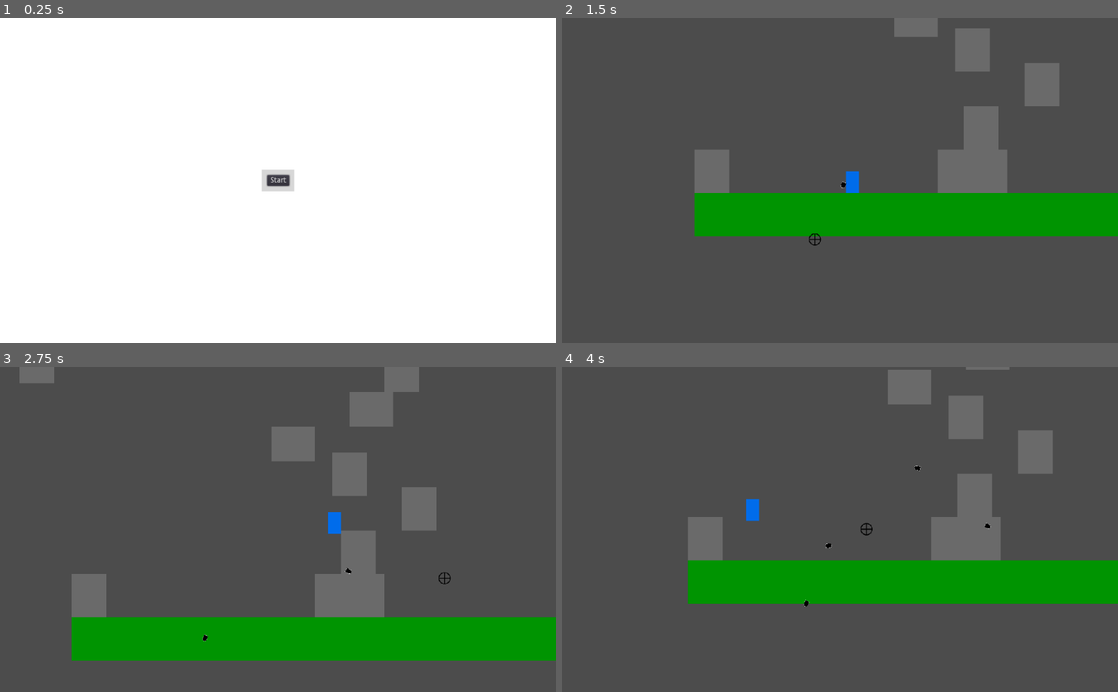
Above: before the commit, frames 1-4 (two rows, left to right).
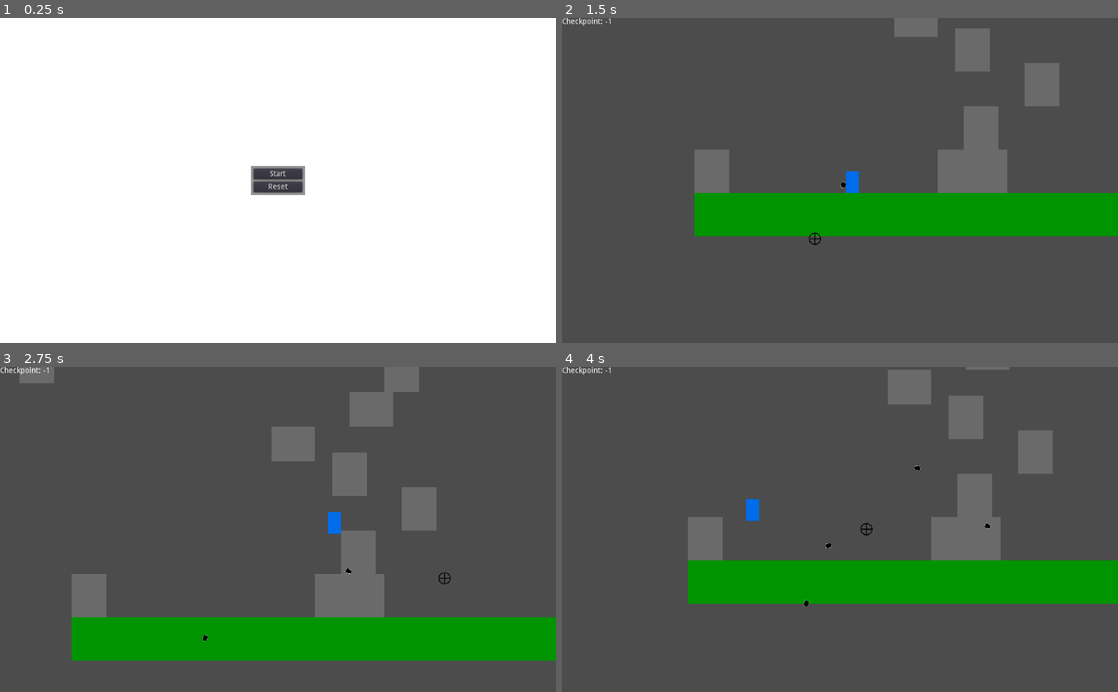
Above: after the commit, the same moments.

Repository: jfdoming/Project-B
Game: Godot game, scene res://Start.tscn
The game is run twice, just before and just after one commit, with the same random seed, the same clock (stepped at 60 frames per second) and the same inputs.
Inputs (mouse positions are in pixels of both pictures, inside the frame that each line leads up to):
- Up to frame 1 (0.25 s): no input
- Up to frame 2 (1.5 s): click "Start" at 0.5 s; move the mouse to (812, 245) at 1.27 s; hold Right (ui_right) from 1.28 s (still down); click (812, 245) at 1.35 s
- Up to frame 3 (2.75 s): keep holding Right (ui_right); tap Space (ui_select) at 1.52, 2.27 s; move the mouse to (444, 578) at 2.02 s; click (444, 578) at 2.1 s
- Up to frame 4 (4 s): move the mouse to (673, 480) at 2.77 s; release Right (ui_right) at 2.78 s; hold Left (ui_left) from 2.78 s (still down); click (673, 480) at 2.85 s; move the mouse to (867, 529) at 3.52 s; click (867, 529) at 3.6 s; tap Space (ui_select) at 3.77 s

The runs differ from the first frame. In frame 1, 0.8% of the frame differs, in the area x 45-55%, y 45-55%; in frame 2, 0.1%; in frame 3, less than 0.1%; in frame 4, less than 0.1%.

Commit message:
Add basic saving and checkpoint system

Diff:
--- /dev/null
+++ b/Checkpoint.gd
@@ -0,0 +1,8 @@
+extends Area2D
+
+export (int) var id
+export (Vector2) var spawn_location
+
+func _on_Checkpoint_body_entered(body):
+	body.obtain_checkpoint(id, spawn_location)
+	Root.save_game()
--- a/Goal.tscn
+++ b/Checkpoint.tscn
@@ -1,7 +1,8 @@
-[gd_scene load_steps=5 format=2]
+[gd_scene load_steps=6 format=2]
 
 [ext_resource path="res://assets/goal1.png" type="Texture" id=1]
 [ext_resource path="res://assets/goal2.png" type="Texture" id=2]
+[ext_resource path="res://Checkpoint.gd" type="Script" id=3]
 
 [sub_resource type="SpriteFrames" id=1]
 animations = [ {
@@ -15,9 +16,10 @@
 radius = 48.0
 height = 96.0
 
-[node name="Goal" type="Area2D"]
+[node name="Checkpoint" type="Area2D"]
 collision_layer = 2
 collision_mask = 2
+script = ExtResource( 3 )
 __meta__ = {
 "_edit_group_": true
 }
@@ -25,8 +27,10 @@
 [node name="AnimatedSprite" type="AnimatedSprite" parent="."]
 position = Vector2( 40, 0 )
 frames = SubResource( 1 )
+frame = 1
 playing = true
 
 [node name="CollisionShape2D" type="CollisionShape2D" parent="."]
 position = Vector2( -2, 1.59872 )
 shape = SubResource( 2 )
+[connection signal="body_entered" from="." to="." method="_on_Checkpoint_body_entered"]
--- /dev/null
+++ b/CheckpointLabel.gd
@@ -0,0 +1,4 @@
+extends Label
+
+func _process(delta):
+	text = "Checkpoint: " + str($"../../Player".checkpoint)
--- a/DeathArea.gd
+++ b/DeathArea.gd
@@ -1,16 +1,4 @@
 extends Area2D
 
-
-# Declare member variables here. Examples:
-# var a = 2
-# var b = "text"
-
-
-# Called when the node enters the scene tree for the first time.
-func _ready():
-	pass # Replace with function body.
-
-
-# Called every frame. 'delta' is the elapsed time since the previous frame.
-#func _process(delta):
-#	pass
+func _on_DeathArea_body_entered(body):
+	body.die()
--- /dev/null
+++ b/DeathArea.tscn
@@ -0,0 +1,17 @@
+[gd_scene load_steps=3 format=2]
+
+[ext_resource path="res://DeathArea.gd" type="Script" id=1]
+
+[sub_resource type="RectangleShape2D" id=1]
+extents = Vector2( 5368, 368 )
+
+[node name="DeathArea" type="Area2D"]
+position = Vector2( 64, 368 )
+collision_layer = 2
+collision_mask = 2
+script = ExtResource( 1 )
+
+[node name="CollisionShape2D" type="CollisionShape2D" parent="."]
+position = Vector2( -352, 632 )
+shape = SubResource( 1 )
+[connection signal="body_entered" from="." to="." method="_on_DeathArea_body_entered"]
--- a/Layout.gd
+++ /dev/null
@@ -1,11 +0,0 @@
-extends Node2D
-
-signal death
-signal win
-
-func _on_DeathArea_body_entered(_body):
-	emit_signal("death")
-
-
-func _on_Goal_body_entered(_body):
-	emit_signal("win")
--- a/Layout.tscn
+++ b/Layout.tscn
@@ -1,18 +1,15 @@
-[gd_scene load_steps=6 format=2]
+[gd_scene load_steps=5 format=2]
 
 [ext_resource path="res://Ground.tscn" type="PackedScene" id=1]
 [ext_resource path="res://Wall.tscn" type="PackedScene" id=2]
-[ext_resource path="res://Layout.gd" type="Script" id=3]
-[ext_resource path="res://Goal.tscn" type="PackedScene" id=4]
-
-[sub_resource type="RectangleShape2D" id=1]
-extents = Vector2( 5368, 368 )
+[ext_resource path="res://Checkpoint.tscn" type="PackedScene" id=4]
+[ext_resource path="res://DeathArea.tscn" type="PackedScene" id=5]
 
 [node name="Layout" type="Node2D"]
-script = ExtResource( 3 )
 
 [node name="Goal" parent="." instance=ExtResource( 4 )]
 position = Vector2( -1728, 320 )
+spawn_location = Vector2( -1600, 340 )
 
 [node name="Ground" parent="." instance=ExtResource( 1 )]
 position = Vector2( 512, 528 )
@@ -79,13 +76,4 @@
 [node name="Wall4" parent="." instance=ExtResource( 2 )]
 position = Vector2( 1088, 368 )
 
-[node name="DeathArea" type="Area2D" parent="."]
-position = Vector2( 64, 368 )
-collision_layer = 2
-collision_mask = 2
-
-[node name="CollisionShape2D" type="CollisionShape2D" parent="DeathArea"]
-position = Vector2( -352, 632 )
-shape = SubResource( 1 )
-[connection signal="body_entered" from="Goal" to="." method="_on_Goal_body_entered"]
-[connection signal="body_entered" from="DeathArea" to="." method="_on_DeathArea_body_entered"]
+[node name="DeathArea" parent="." instance=ExtResource( 5 )]
--- a/Player.gd
+++ b/Player.gd
@@ -19,6 +19,11 @@
 var just_jumped = false
 var smashing = false
 var alive = true
+var checkpoint = -1
+var spawn_location = Vector2()
+
+func _ready():
+	spawn_location = position
 
 func get_input(delta):
 	var right = may_move and Input.is_action_pressed('ui_right')
@@ -61,10 +66,30 @@
 		just_jumped = false
 	velocity = move_and_slide(velocity, Vector2(0, -1))
 
+func obtain_checkpoint(id, new_spawn_location):
+	checkpoint = id
+	spawn_location = new_spawn_location
+
+func die():
+	respawn()
 
 func respawn():
 	alive = false
-	position.x = 536
-	position.y = 240
+	position.x = spawn_location.x
+	position.y = spawn_location.y
 	velocity.x = 0
 	velocity.y = 0
+
+func persist():
+	return {
+		"checkpoint": checkpoint,
+		"spawn_x": spawn_location.x,
+		"spawn_y": spawn_location.y,
+	}
+
+func restore(data):
+	checkpoint = data.checkpoint
+	spawn_location.x = data.spawn_x
+	spawn_location.y = data.spawn_y
+	position.x = spawn_location.x
+	position.y = spawn_location.y
--- a/Player.tscn
+++ b/Player.tscn
@@ -18,7 +18,9 @@
 [sub_resource type="RectangleShape2D" id=2]
 extents = Vector2( 24, 40 )
 
-[node name="Player" type="KinematicBody2D"]
+[node name="Player" type="KinematicBody2D" groups=[
+"Persist",
+]]
 collision_mask = 3
 script = ExtResource( 1 )
 
--- a/Root.gd
+++ b/Root.gd
@@ -1,3 +1,6 @@
+# Many thanks to the Godot step-by-step documentation for the ideas behind
+# the code below.
+
 extends Node
 
 signal load_progress
@@ -10,6 +13,46 @@
 func _ready():
 	var root = get_tree().get_root()
 	current_scene = root.get_child(root.get_child_count() - 1)
+
+func save_game(filename = "default"):
+	print("Saving...")
+
+	var save_game = File.new()
+	save_game.open("user://saves/" + filename + ".save", File.WRITE)
+	var persisted_nodes = get_tree().get_nodes_in_group("Persist")
+	for persisted_node in persisted_nodes:
+		if !persisted_node.has_method("persist"):
+			print("Persisted node '%s' is missing a persist() function, skipping..." % persisted_node.name)
+			continue
+
+		var data = persisted_node.call("persist")
+		save_game.store_line(to_json(data))
+	save_game.close()
+
+func load_game(filename = "default"):
+	var save_game = File.new()
+	if not save_game.file_exists("user://saves/" + filename + ".save"):
+		return
+
+	var persisted_nodes = get_tree().get_nodes_in_group("Persist")
+	var index = 0
+
+	save_game.open("user://saves/" + filename + ".save", File.READ)
+	while save_game.get_position() < save_game.get_len():
+		var persisted_node = persisted_nodes[index]
+		index += 1
+
+		var node_data = parse_json(save_game.get_line())
+		if !persisted_node.has_method("restore"):
+			print("Persisted node '%s' is missing a restore() function, skipping..." % persisted_node.name)
+			continue
+
+		persisted_node.restore(node_data)
+	save_game.close()
+
+func delete_game(filename = "default"):
+	var save_game = Directory.new()
+	save_game.remove("user://saves/" + filename + ".save")
 
 func goto_scene(path):
 	# This function will usually be called from a signal callback,
--- a/Sidescroller.gd
+++ b/Sidescroller.gd
@@ -1,10 +1,8 @@
 extends Node2D
 
 func _ready():
-	$Crosshair/CrosshairAnimation.play("Crosshair")
-
-func _on_Layout_death():
-	$Player.respawn()
+	$HUD/CrosshairAnimation.play("Crosshair")
+	Root.load_game()
 
 func _on_Layout_win():
 	$Player.may_move = false
--- a/Sidescroller.tscn
+++ b/Sidescroller.tscn
@@ -1,6 +1,7 @@
-[gd_scene load_steps=8 format=2]
+[gd_scene load_steps=9 format=2]
 
 [ext_resource path="res://Layout.tscn" type="PackedScene" id=1]
+[ext_resource path="res://CheckpointLabel.gd" type="Script" id=2]
 [ext_resource path="res://Player.tscn" type="PackedScene" id=3]
 [ext_resource path="res://Bullet.tscn" type="PackedScene" id=4]
 [ext_resource path="res://assets/cross1.png" type="Texture" id=5]
@@ -45,20 +46,27 @@
 position = Vector2( 536, 240 )
 Bullet = ExtResource( 4 )
 
-[node name="Crosshair" type="CanvasLayer" parent="."]
+[node name="HUD" type="CanvasLayer" parent="."]
 
-[node name="CrosshairAnimation" type="AnimationPlayer" parent="Crosshair"]
+[node name="CrosshairAnimation" type="AnimationPlayer" parent="HUD"]
 anims/Crosshair = SubResource( 1 )
 
-[node name="Image" type="Sprite" parent="Crosshair/CrosshairAnimation"]
+[node name="Image" type="Sprite" parent="HUD/CrosshairAnimation"]
 position = Vector2( 408, 216 )
 scale = Vector2( 0.1, 0.1 )
 texture = ExtResource( 5 )
 script = ExtResource( 7 )
 
+[node name="CheckpointLabel" type="Label" parent="HUD"]
+margin_right = 40.0
+margin_bottom = 14.0
+text = "Checkpoint:"
+script = ExtResource( 2 )
+__meta__ = {
+"_edit_use_anchors_": false
+}
+
 [node name="WinTimer" type="Timer" parent="."]
 wait_time = 3.0
 one_shot = true
-[connection signal="death" from="Layout" to="." method="_on_Layout_death"]
-[connection signal="win" from="Layout" to="." method="_on_Layout_win"]
 [connection signal="timeout" from="WinTimer" to="." method="_on_WinTimer_timeout"]
--- a/Start.gd
+++ b/Start.gd
@@ -3,3 +3,6 @@
 func _on_StartButton_pressed():
 	Root.goto_scene("Sidescroller")
 	Input.set_mouse_mode(Input.MOUSE_MODE_HIDDEN)
+
+func _on_ResetButton_pressed():
+	Root.delete_game()
--- a/Start.tscn
+++ b/Start.tscn
@@ -1,6 +1,8 @@
-[gd_scene load_steps=2 format=2]
+[gd_scene load_steps=3 format=2]
 
 [ext_resource path="res://Start.gd" type="Script" id=1]
+
+[sub_resource type="StyleBoxFlat" id=1]
 
 [node name="Start" type="CanvasLayer"]
 script = ExtResource( 1 )
@@ -12,33 +14,54 @@
 "_edit_use_anchors_": false
 }
 
-[node name="Buttons" type="Control" parent="."]
+[node name="Buttons" type="PanelContainer" parent="."]
 anchor_left = 0.5
 anchor_top = 0.5
 anchor_right = 0.5
 anchor_bottom = 0.5
-margin_left = -30.0
-margin_top = -20.0
-margin_right = 30.0
+margin_left = -50.0
+margin_top = -27.0
+margin_right = 50.0
+margin_bottom = 27.0
+custom_styles/panel = SubResource( 1 )
+__meta__ = {
+"_edit_use_anchors_": false
+}
+
+[node name="MarginContainer" type="MarginContainer" parent="Buttons"]
+margin_right = 100.0
+margin_bottom = 54.0
+custom_constants/margin_right = 5
+custom_constants/margin_top = 5
+custom_constants/margin_left = 5
+custom_constants/margin_bottom = 5
+__meta__ = {
+"_edit_use_anchors_": false
+}
+
+[node name="VBoxContainer" type="VBoxContainer" parent="Buttons/MarginContainer"]
+margin_left = 5.0
+margin_top = 5.0
+margin_right = 95.0
+margin_bottom = 49.0
+
+[node name="StartButton" type="Button" parent="Buttons/MarginContainer/VBoxContainer"]
+margin_right = 90.0
 margin_bottom = 20.0
-
-[node name="ColorRect" type="ColorRect" parent="Buttons"]
-anchor_right = 1.0
-anchor_bottom = 1.0
-color = Color( 0.847059, 0.847059, 0.847059, 1 )
-
-[node name="StartButton" type="Button" parent="Buttons"]
-anchor_left = 0.5
-anchor_top = 0.5
-anchor_right = 0.5
-anchor_bottom = 0.5
-margin_left = -20.5
-margin_top = -10.0
-margin_right = 20.5
-margin_bottom = 10.0
 size_flags_horizontal = 3
 text = "Start"
 __meta__ = {
 "_edit_use_anchors_": false
 }
-[connection signal="pressed" from="Buttons/StartButton" to="." method="_on_StartButton_pressed"]
+
+[node name="ResetButton" type="Button" parent="Buttons/MarginContainer/VBoxContainer"]
+margin_top = 24.0
+margin_right = 90.0
+margin_bottom = 44.0
+size_flags_horizontal = 3
+text = "Reset"
+__meta__ = {
+"_edit_use_anchors_": false
+}
+[connection signal="pressed" from="Buttons/MarginContainer/VBoxContainer/StartButton" to="." method="_on_StartButton_pressed"]
+[connection signal="pressed" from="Buttons/MarginContainer/VBoxContainer/ResetButton" to="." method="_on_ResetButton_pressed"]
--- a/project.godot
+++ b/project.godot
@@ -71,6 +71,11 @@
  ]
 }
 
+[layer_names]
+
+2d_physics/layer_1="Player"
+2d_physics/layer_2="Regions"
+
 [rendering]
 
 environment/default_environment="res://default_env.tres"
